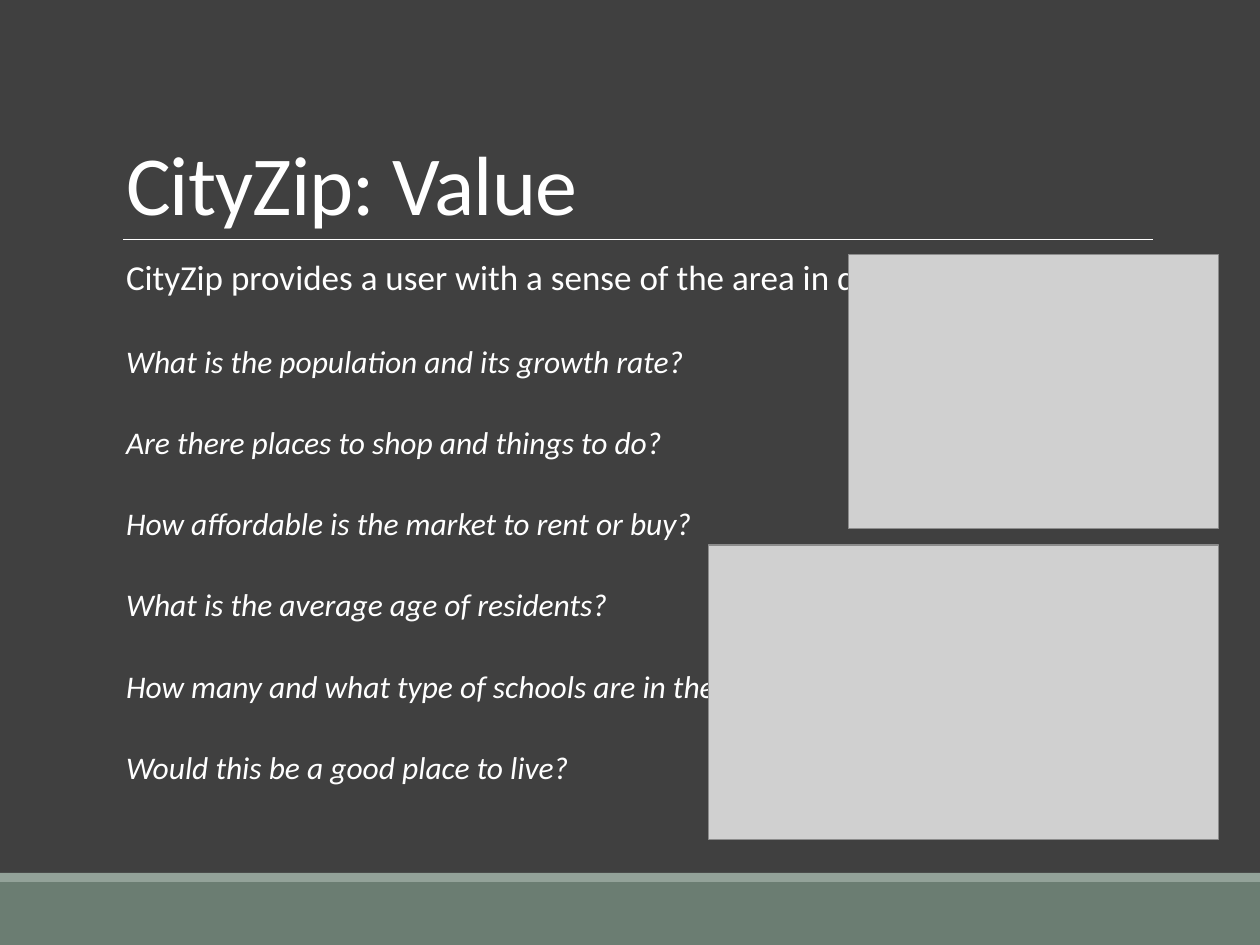
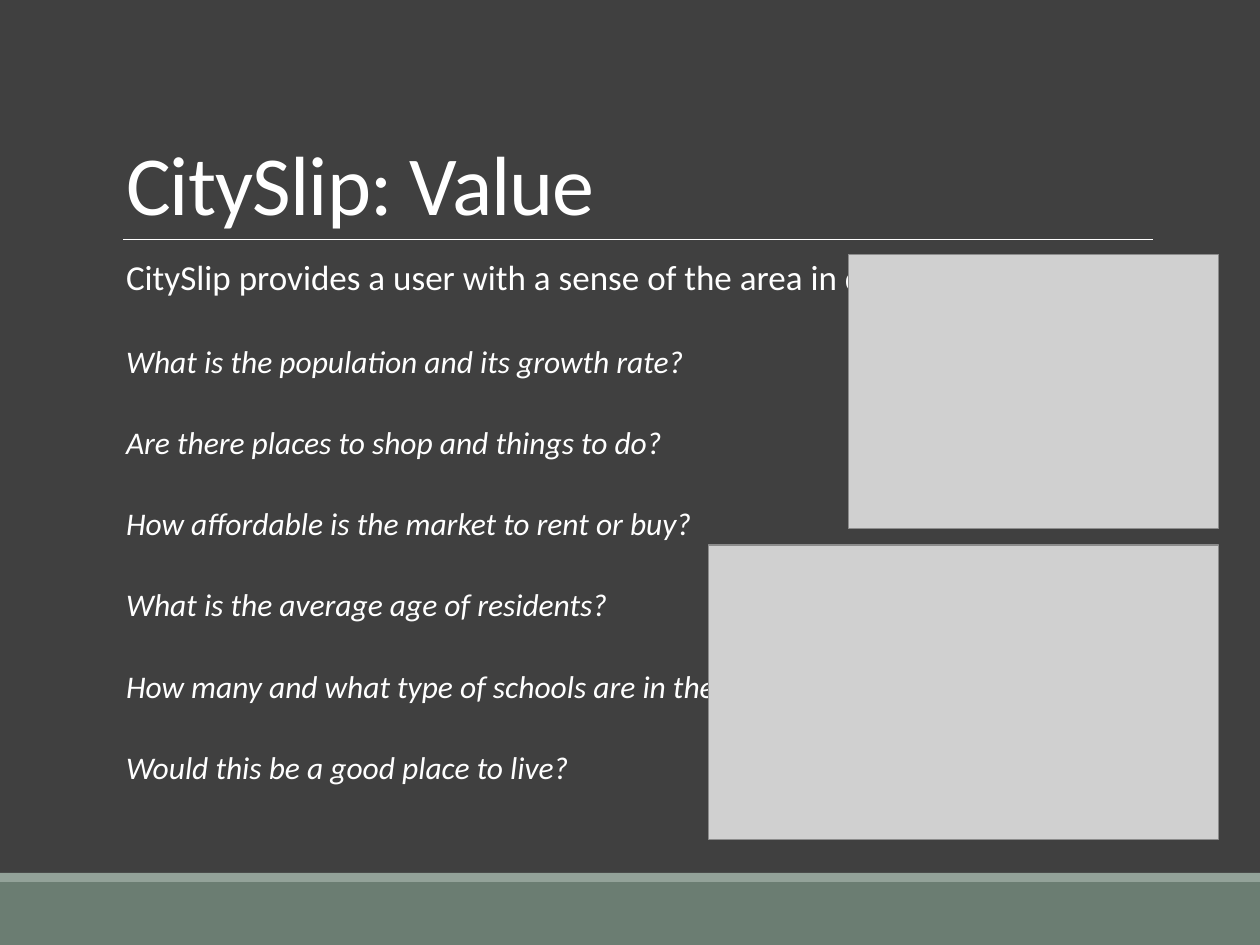
Before and after one commit to miriambrk/CityScore-ZipSlip-, a slide deck: slide 4 of CityZip_Presentation.pptx. Drawn at 1260x945 pixels with LibreOffice and Linux fonts; fonts in the diff are those of the drawing; grey boxes stand for pictures. Boxes give left, top, right and bottom in pixels: in the first picture for what was removed or moved away, otherwise in the second. Text is boxed around its words. In the diff, an @@ line names an element or a change of style, - is before the commit and + after.

```diff
--- a/CityZip_Presentation.pptx
+++ b/CityZip_Presentation.pptx
@@ title at box(126, 156, 595, 229): text changed @@
-CityZip: Value
+CitySlip: Value
@@ text at box(126, 262, 994, 300): text changed @@
-  CityZip provides a user with a sense of the area in question…
+  CitySlip provides a user with a sense of the area in question…
```
Also in this commit, not shown: 6 other slides changed, 1 slide added, 1 slide removed.
